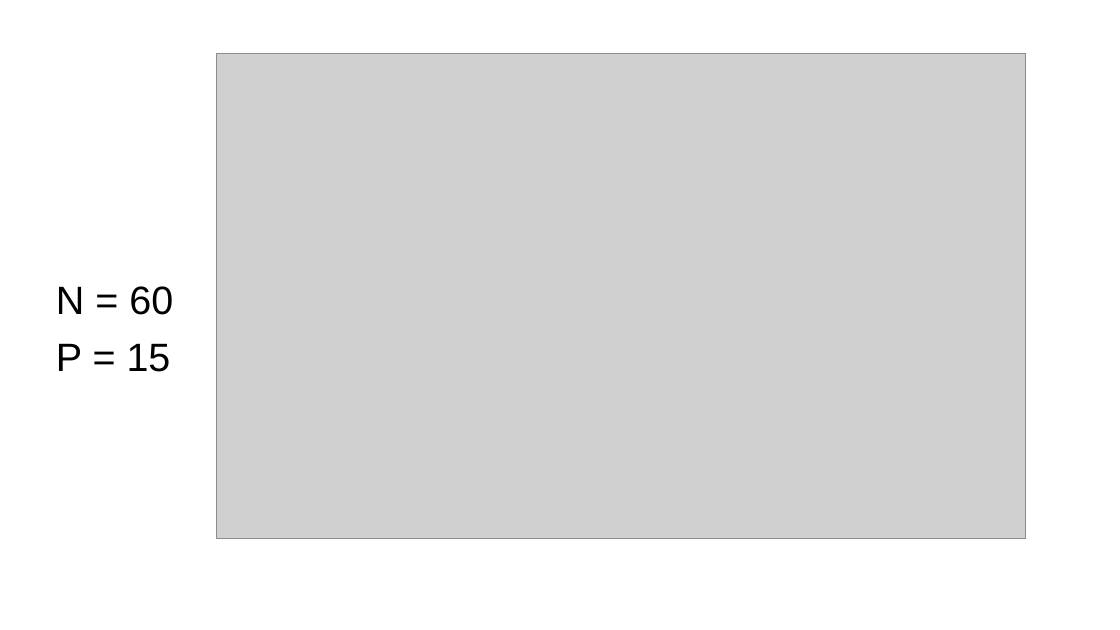
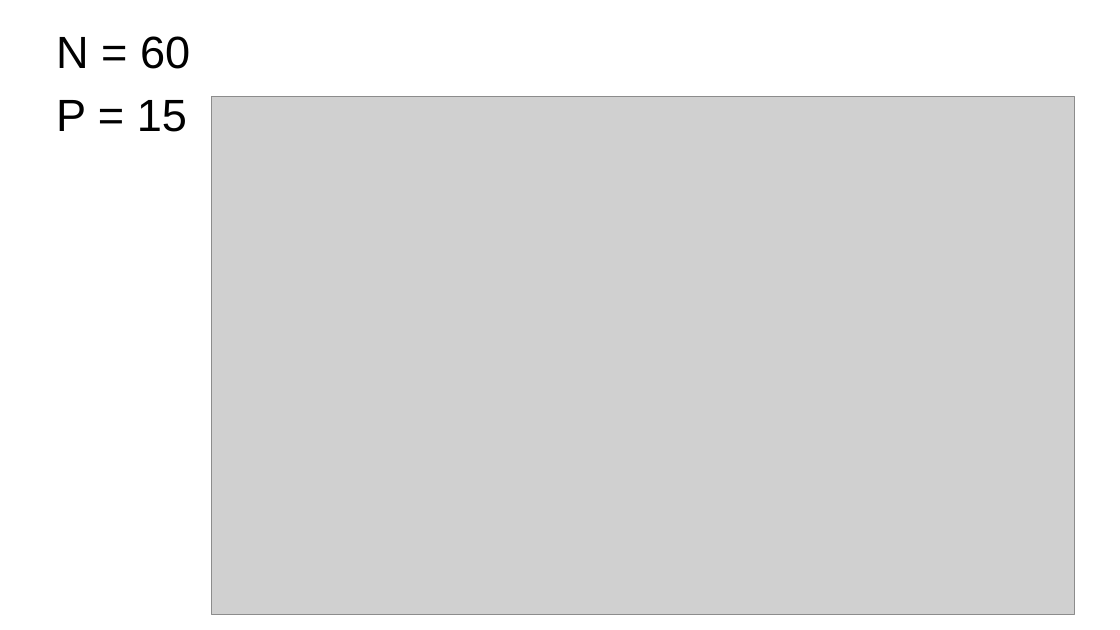
Before and after one commit to Apollon76/dempster_algorithm, a slide deck: slide 9 of Презентация.pptx. Drawn at 1120x630 pixels with LibreOffice and Linux fonts; fonts in the diff are those of the drawing; grey boxes stand for pictures. Boxes give left, top, right and bottom in pixels: in the first picture for what was removed or moved away, otherwise in the second. Text is boxed around its words. In the diff, an @@ line names an element or a change of style, - is before the commit and + after.

Commit message:
Modified presentation

```diff
--- a/Презентация.pptx
+++ b/Презентация.pptx
@@ subtitle "N = 60": place and size @@
-subtitle "N = 60" at [56,286,173,372]
+subtitle "N = 60" at [56,36,190,132]
@@ subtitle "N = 60" at [56,36,190,132]: size 28 to 32 pt @@
@@ picture: place and size @@
-picture at [216,53,1026,539]
+picture at [211,97,1075,615]
```
Also in this commit, not shown: 2 other slides changed.
